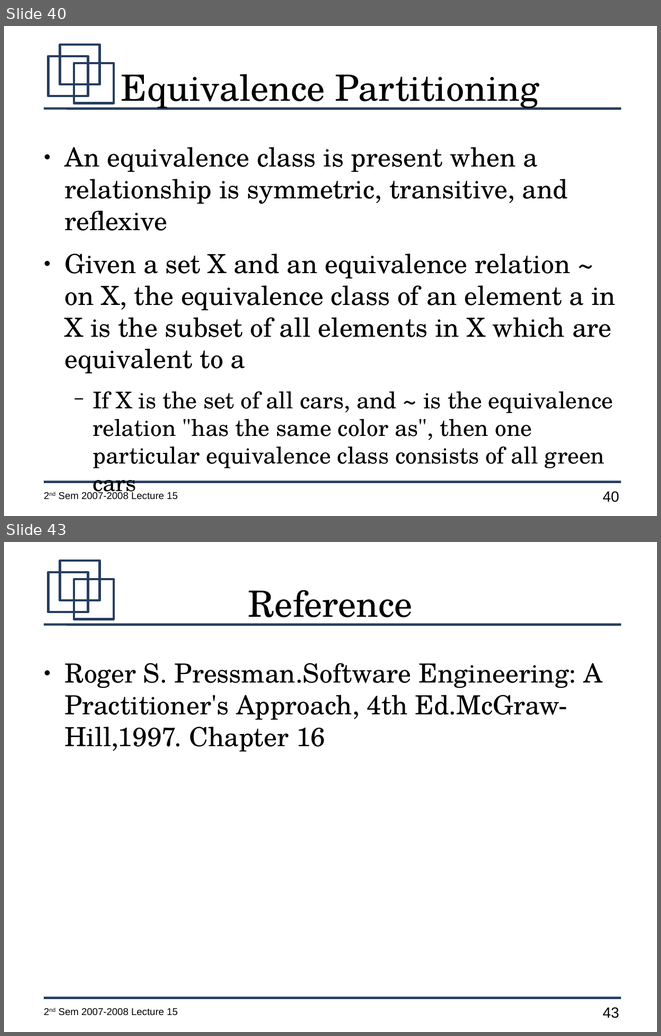
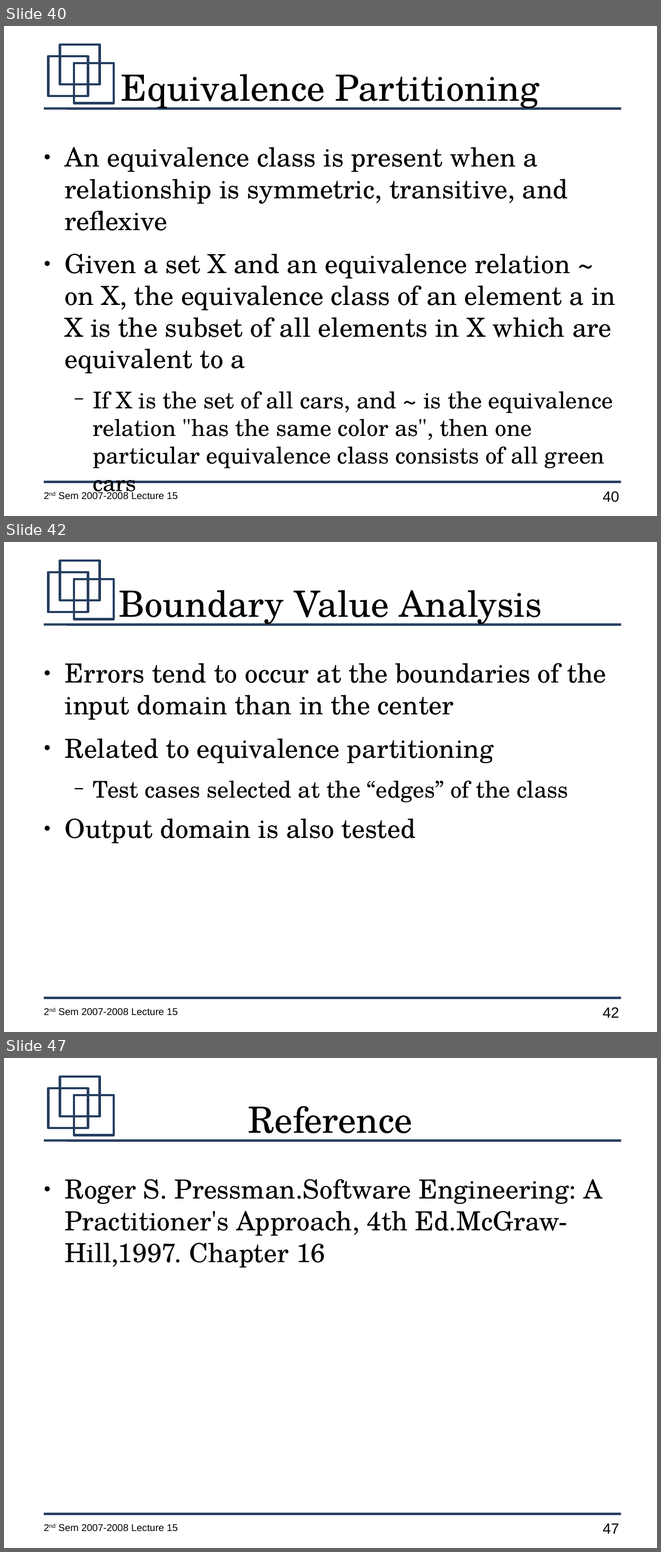
Before and after one commit to jachermocilla/jach-homepage, a slide deck: CMSC128-2nd-Sem-2007-L15.odp. Shown one above the other, each under a label of ours: slides 40 and 43 before the commit, slides 40, 42 and 47 after it; the slides between them are not shown. The pictures are 661x1036 and 661x1552 pixels, drawn with LibreOffice and Linux fonts; fonts in the diff are those of the drawing. Boxes give left, top, right and bottom in pixels: in the first picture for what was removed or moved away, otherwise in the second. Text is boxed around its words. In the diff, an @@ line names an element or a change of style, - is before the commit and + after.

```diff
--- a/CMSC128-2nd-Sem-2007-L15.odp
+++ b/CMSC128-2nd-Sem-2007-L15.odp
@@ slide 42 added at (4, 542, 657, 1032), background #FFFFFF; not listed: 7 template elements that a slide beside it also shows @@
@@ title added at (118, 590, 542, 626), 44 pt, text #000000 @@
+Boundary Value Analysis
@@ text added at (64, 663, 606, 843), 32 pt, text #000000 @@
+● Errors tend to occur at the boundaries of the input domain than in the center
+● Related to equivalence partitioning
+  − Test cases selected at the “edges” of the class
+● Output domain is also tested
@@ what was slide 43 is now slide 47 @@
@@ page number at (603, 1523, 619, 1533): text changed @@
-43
+47
```
Also in this commit, not shown: 2 slides changed, 4 other slides added, 1 slide removed.
